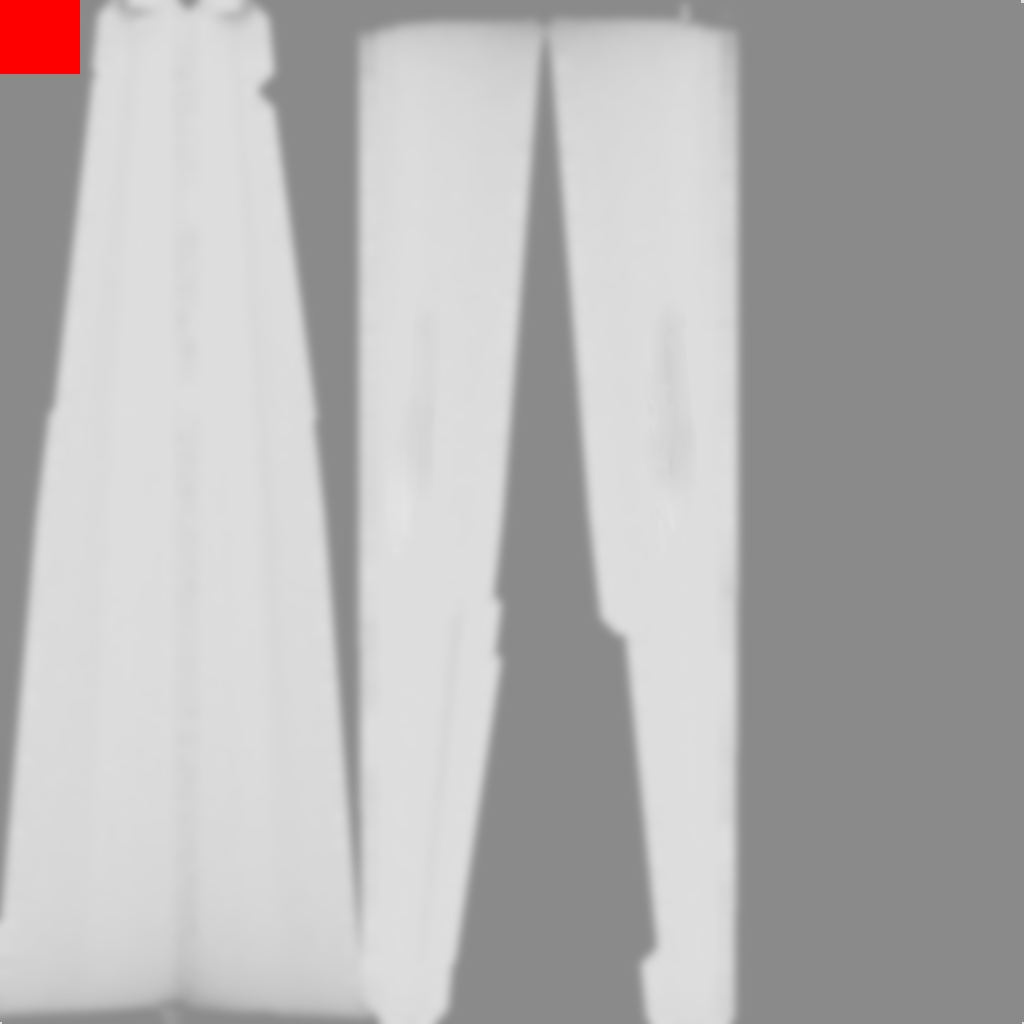
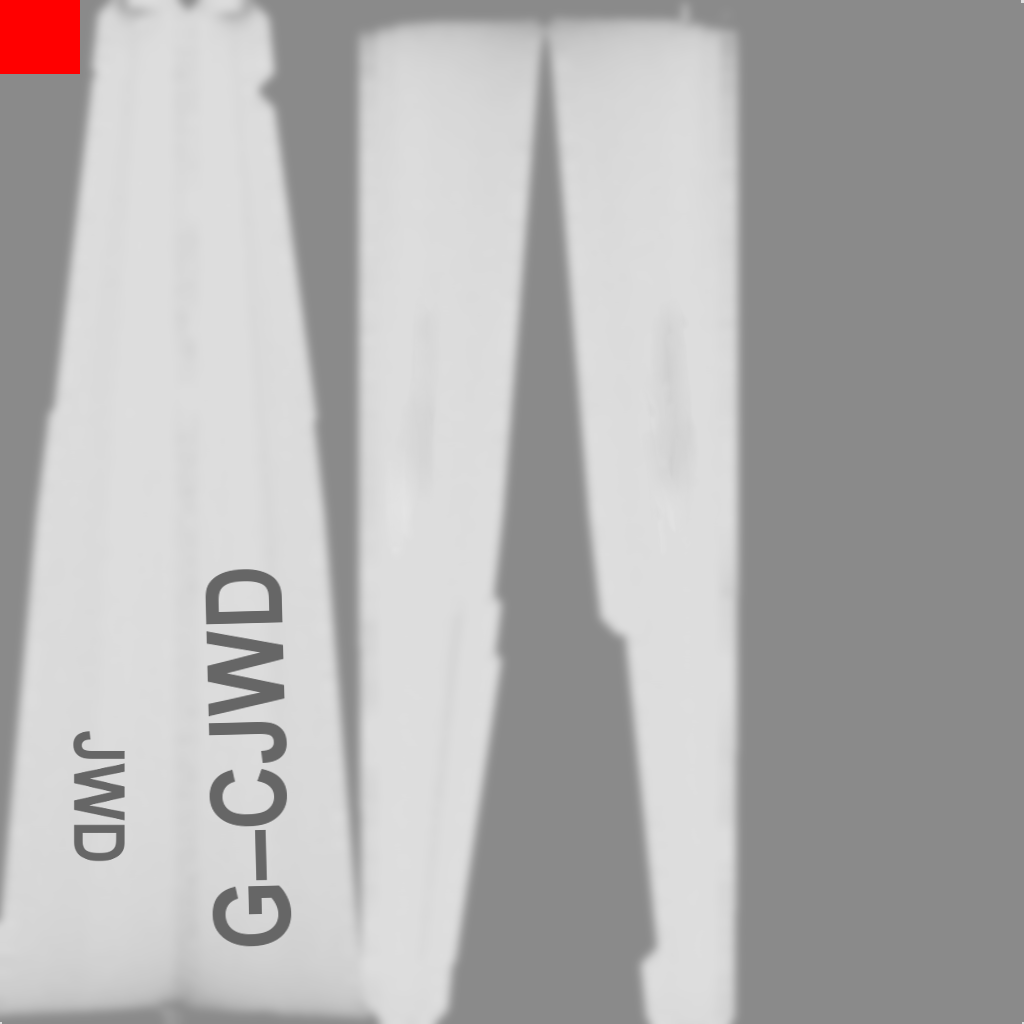
Layered file, before and after one edit (1024x1024). Changes by layer:
added layer "Transformation" above "G-CJWD #1" over [204, 569, 292, 947]
added layer "G-CJWD #1" above "G–CJWD" over [73, 731, 125, 862]
renamed "G-CKEJ" to "Layer", showed it, moved it above "red", painted on it over [83, 569, 288, 751]
